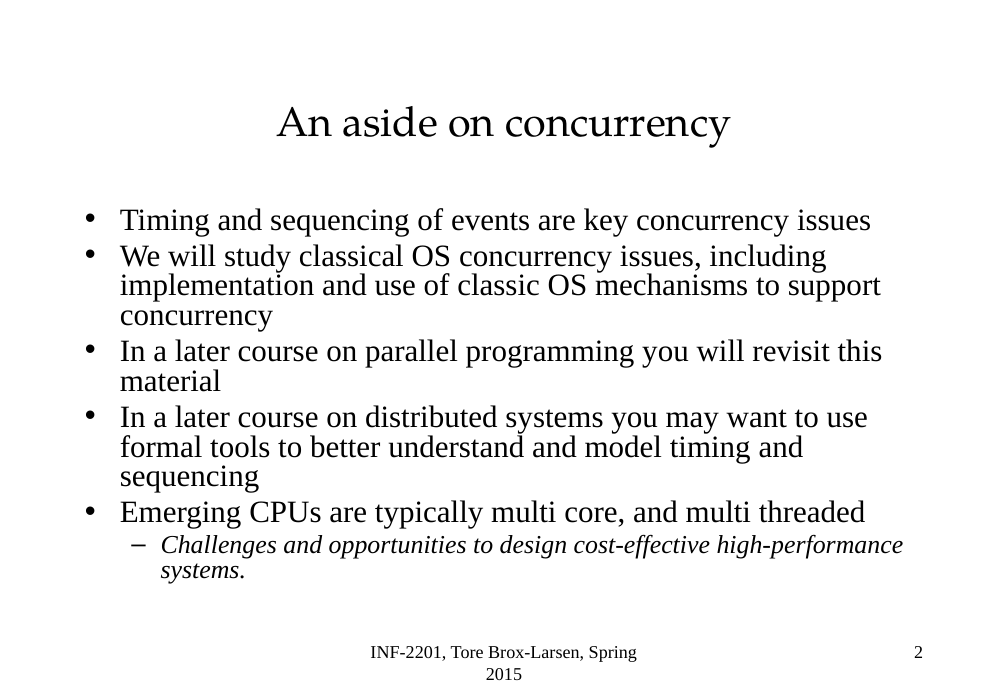
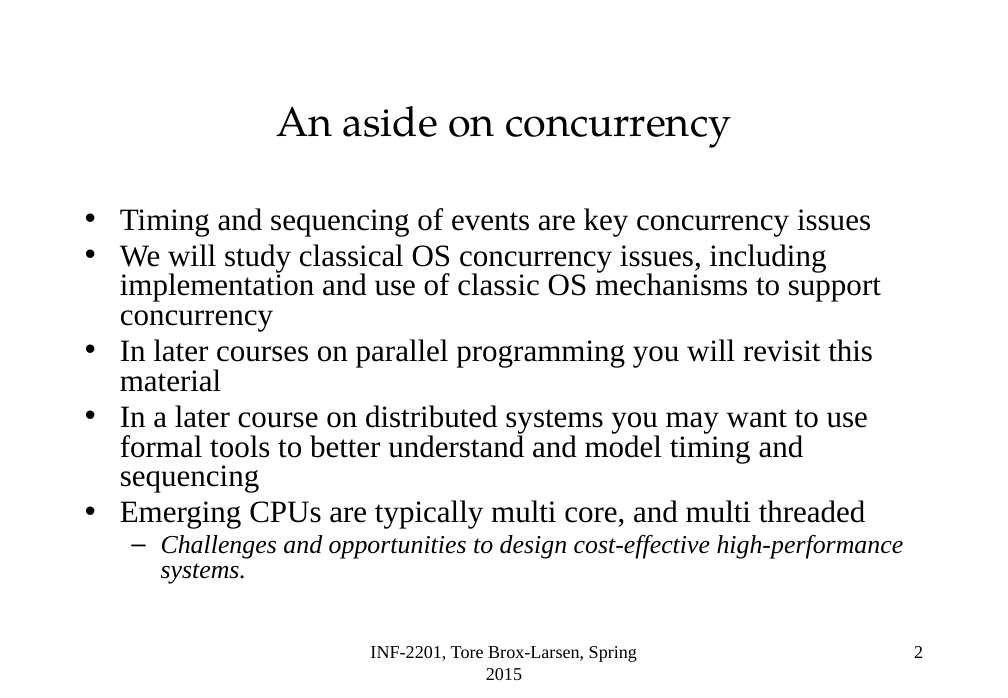
Before and after one commit to uit-inf-2201-s17/uit-inf-2201-s17.github.io, a slide deck: slide 2 of lectures/04 - nonpreemptive.pptx. Drawn at 1008x698 pixels with LibreOffice and Linux fonts; fonts in the diff are those of the drawing; background and template pictures are left out. Boxes give left, top, right and bottom in pixels: in the first picture for what was removed or moved away, otherwise in the second. Text is boxed around its words. In the diff, an @@ line names an element or a change of style, - is before the commit and + after.

```diff
--- a/lectures/04 - nonpreemptive.pptx
+++ b/lectures/04 - nonpreemptive.pptx
@@ text at (120, 339, 873, 392): text changed @@
-• In a later course on parallel programming you will revisit this material
+• In later courses on parallel programming you will revisit this material
```
Also in this commit, not shown: 1 other file.
